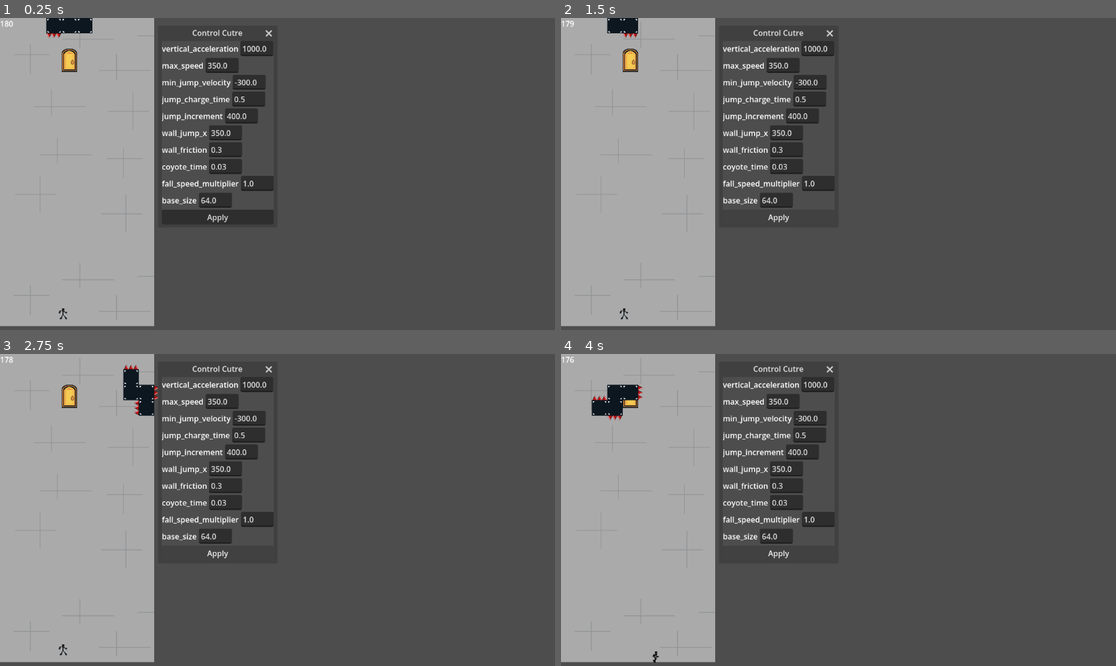
Above: before the commit, frames 1-4 (two rows, left to right).
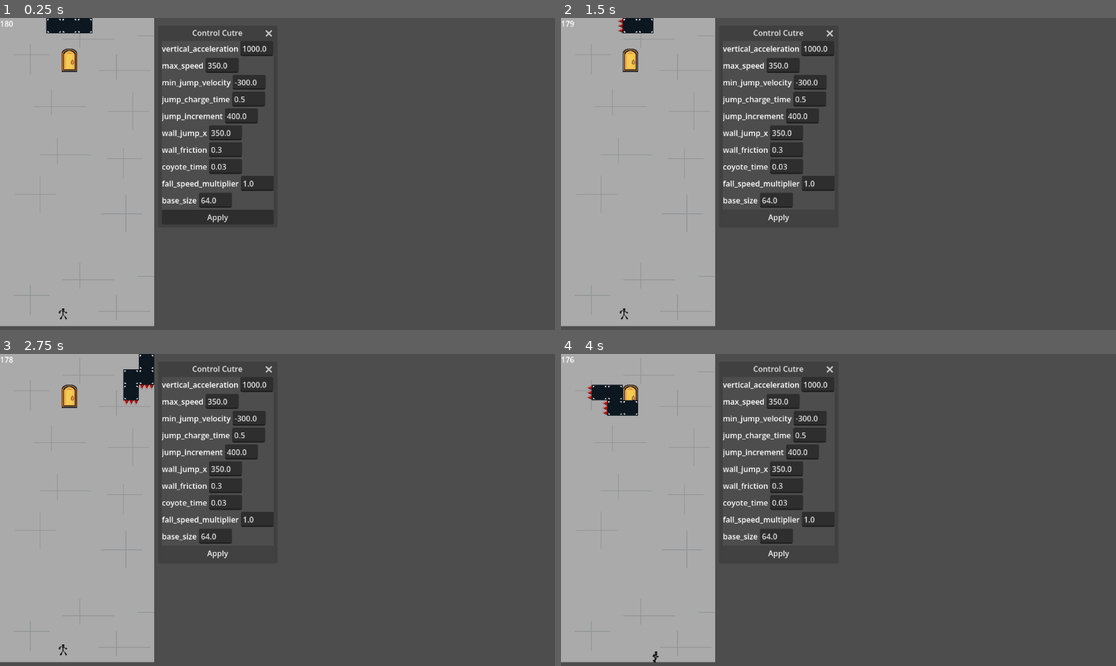
Above: after the commit, the same moments.

Repository: NicoWired/tetrascape
Game: Godot game, scene res://source/main_screens/main/main.tscn
Two runs of this game, one before a commit and one after it. Both use one fixed random seed, a clock stepped at 60 frames per second and the inputs below. The engine's default icon, where the game draws it, is replaced by a stand-in: a white triangle on a blue panel in a dark square.
Inputs:
- Up to frame 1 (0.25 s): no input
- Up to frame 2 (1.5 s): click "Apply" at 0.5 s; tap Enter at 1.25 s; hold D (right) from 1.28 s (still down); tap N (drop) at 1.35 s
- Up to frame 3 (2.75 s): keep holding D (right); tap Space (jump) at 1.52, 2.27 s; tap J (rotate_cc) at 2.1 s
- Up to frame 4 (4 s): release D (right) at 2.78 s; hold A (left) 2.78-3.53 s; tap K (rotate_cw) at 2.85 s; hold D (right) from 3.53 s (still down); tap L (toggle) at 3.6 s; tap Space (jump) at 3.77 s

The runs differ from the first frame. In frame 1, less than 0.1% of the frame differs, in the area x 8-12%, y 4-7%; in frame 2, 0.3%; in frame 3, 0.6%, in the area x 22-29%, y 0-20%; in frame 4, 0.6%.

Commit message:
fix invisible spike collision and scale of squares collision

Diff:
--- a/source/props/spikes/spikes.gd
+++ b/source/props/spikes/spikes.gd
@@ -29,3 +29,9 @@
 func on_body_entered(body) -> void:
 	if body is Player:
 		spikes_body_entered.emit()
+
+func enable(enabled: bool) -> void:
+	spike_1.disabled = not enabled
+	spike_2.disabled = not enabled
+	spike_3.disabled = not enabled
+	visible = enabled
--- a/source/props/spikes/spikes.tscn
+++ b/source/props/spikes/spikes.tscn
@@ -22,12 +22,15 @@
 
 [node name="Spike1" type="CollisionShape2D" parent="Sprite/Collision" unique_id=759159651]
 shape = SubResource("ConvexPolygonShape2D_3b0lk")
+disabled = true
 
 [node name="Spike2" type="CollisionShape2D" parent="Sprite/Collision" unique_id=124102731]
 shape = SubResource("ConvexPolygonShape2D_nnjg2")
+disabled = true
 
 [node name="Spike3" type="CollisionShape2D" parent="Sprite/Collision" unique_id=1342703761]
 shape = SubResource("ConvexPolygonShape2D_0tsnw")
+disabled = true
 
 [node name="SpikePoly1" type="Polygon2D" parent="." unique_id=1561903950]
 visible = false
--- a/source/puzzle/square/piece_square.gd
+++ b/source/puzzle/square/piece_square.gd
@@ -31,8 +31,9 @@
 	collision_shape_2d.shape.size = Vector2i(GameConfig.TILE_SIZE, GameConfig.TILE_SIZE)
 	collision_shape_2d.position = Vector2(GameConfig.TILE_SIZE / 2.0, GameConfig.TILE_SIZE / 2.0)
 	square_sprite.texture = square_texture
-	#square_sprite.scale = Vector2(GameConfig.TILE_SIZE,GameConfig.TILE_SIZE) / square_sprite.texture.get_size()
-	scale = Vector2(GameConfig.TILE_SIZE,GameConfig.TILE_SIZE) / square_sprite.texture.get_size()
+	square_sprite.scale = Vector2(GameConfig.TILE_SIZE,GameConfig.TILE_SIZE) / square_sprite.texture.get_size()
+	spikes.scale = Vector2(GameConfig.TILE_SIZE,GameConfig.TILE_SIZE) / square_sprite.texture.get_size()
+	#scale = Vector2(GameConfig.TILE_SIZE,GameConfig.TILE_SIZE) / square_sprite.texture.get_size()
 
 	var collision_shape_2d_area: CollisionShape2D = collision_shape_2d.duplicate()
 	piece_area.body_entered.connect(on_body_entered)
@@ -70,21 +71,21 @@
 
 func rotate_spikes_cw() -> void:
 	var old_spikes: Dictionary[StringName,bool] = current_spikes_snapshot()
-	spikes_bottom.visible = old_spikes["right"]
-	spikes_left.visible = old_spikes["bot"]
-	spikes_top.visible = old_spikes["left"]
-	spikes_right.visible = old_spikes["top"]
+	spikes_bottom.enable(old_spikes["right"])
+	spikes_left.enable(old_spikes["bot"])
+	spikes_top.enable(old_spikes["left"])
+	spikes_right.enable(old_spikes["top"])
 
 func rotate_spikes_cc() -> void:
 	var old_spikes: Dictionary[StringName,bool] = current_spikes_snapshot()
-	spikes_bottom.visible = old_spikes["left"]
-	spikes_left.visible = old_spikes["top"]
-	spikes_top.visible = old_spikes["right"]
-	spikes_right.visible = old_spikes["bot"]
+	spikes_bottom.enable(old_spikes["left"])
+	spikes_left.enable(old_spikes["top"])
+	spikes_top.enable(old_spikes["right"])
+	spikes_right.enable(old_spikes["bot"])
 
-func enable_spikes(chance: float = 0.5) -> void:
+func enable_spikes(chance: float = 0.8) -> void:
 	for spike: Spikes in spikes.get_children():
 		spike.spikes_body_entered.connect(func(): player_entered.emit())
 		if randf() > chance:
-			spike.visible = true
+			spike.enable(true)
 #endregion
